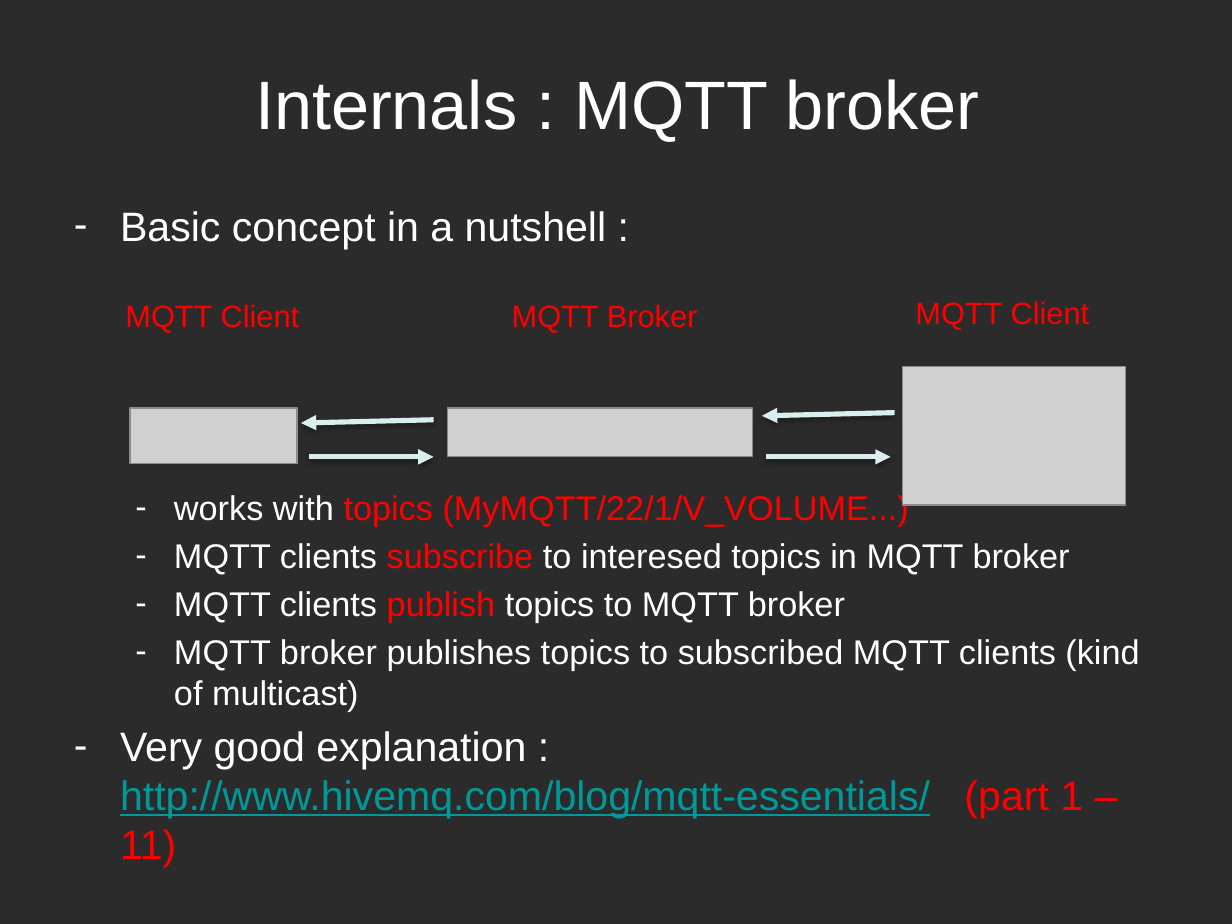
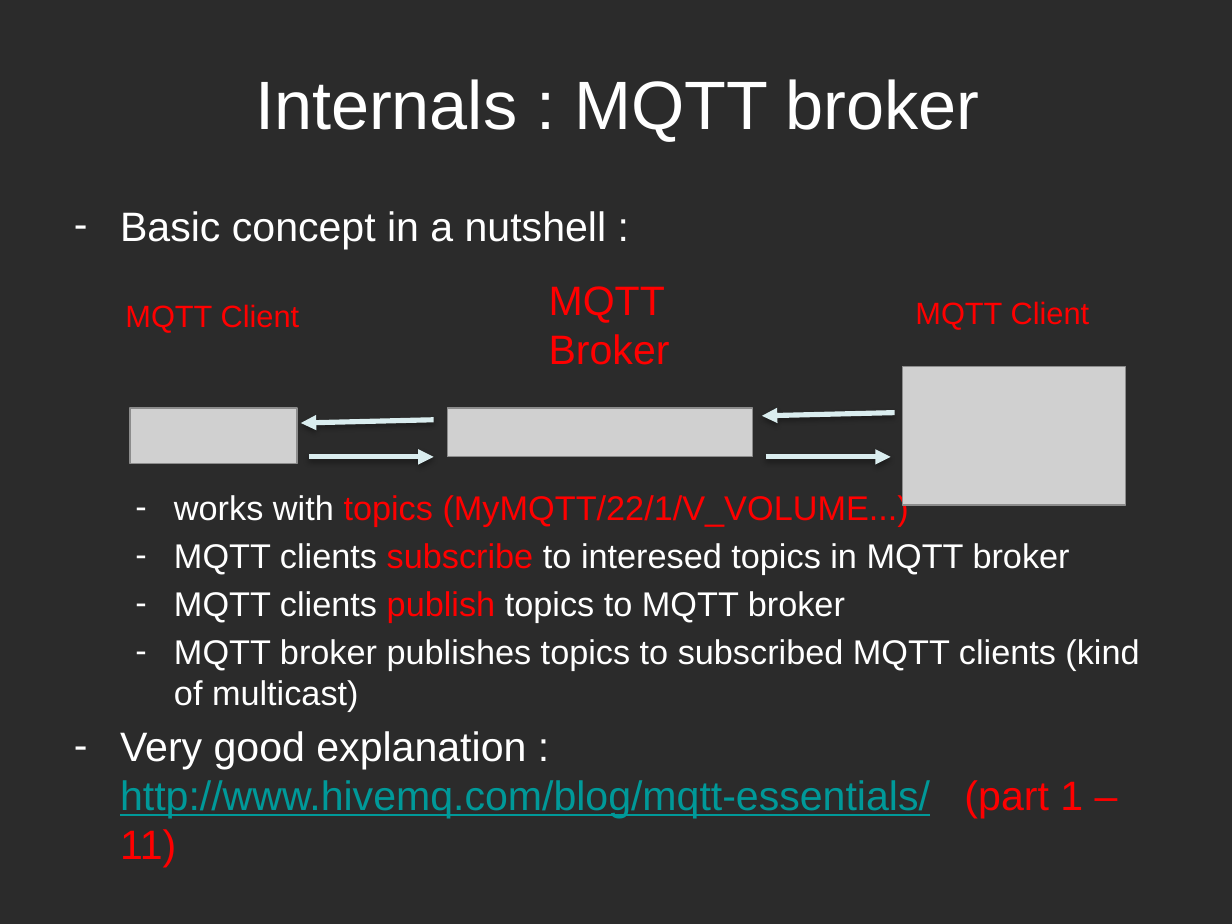
Before and after one commit to WSNhub/WSN-at-Work, a slide deck: slide 26 of workshop2x/WSNatwork - workshop2.pptx (slide 24 before the commit). Drawn at 1232x924 pixels with LibreOffice and Linux fonts; fonts in the diff are those of the drawing; grey boxes stand for pictures; background and template pictures are left out; a plain dark background stands for a picture behind light text. Boxes give left, top, right and bottom in pixels: in the first picture for what was removed or moved away, otherwise in the second. Text is boxed around its words. In the diff, an @@ line names an element or a change of style, - is before the commit and + after.

```diff
--- a/workshop2x/WSNatwork - workshop2.pptx
+++ b/workshop2x/WSNatwork - workshop2.pptx
@@ text "MQTT Broker": place and size @@
-text "MQTT Broker" at bbox=[512, 304, 698, 332]
+text "MQTT Broker" at bbox=[549, 286, 670, 365]
@@ text "MQTT Broker" at bbox=[549, 286, 670, 365]: size 18 to 24 pt @@
```
Also in this commit, not shown: 3 other slides changed, 11 slides added.
